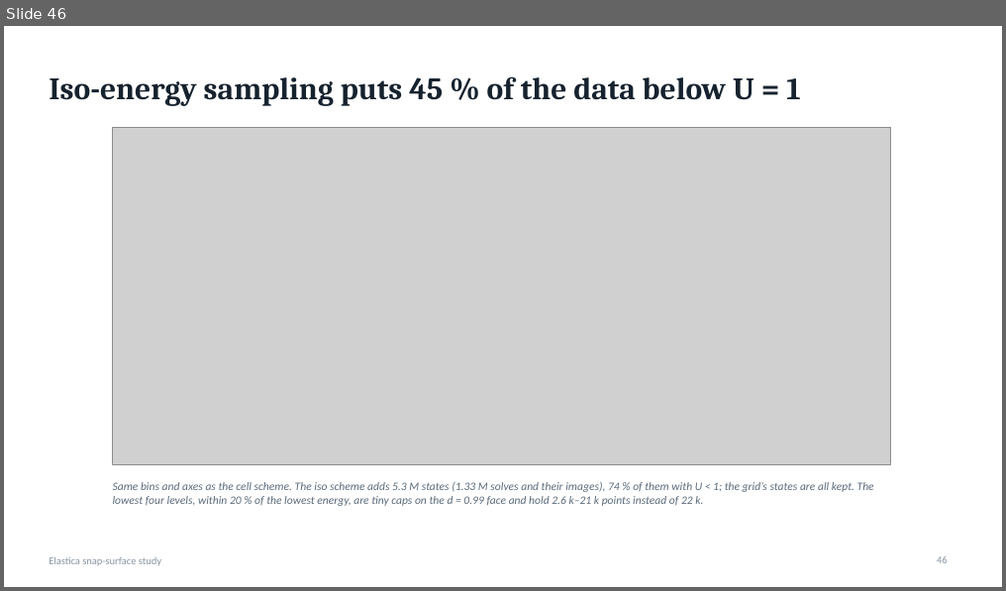
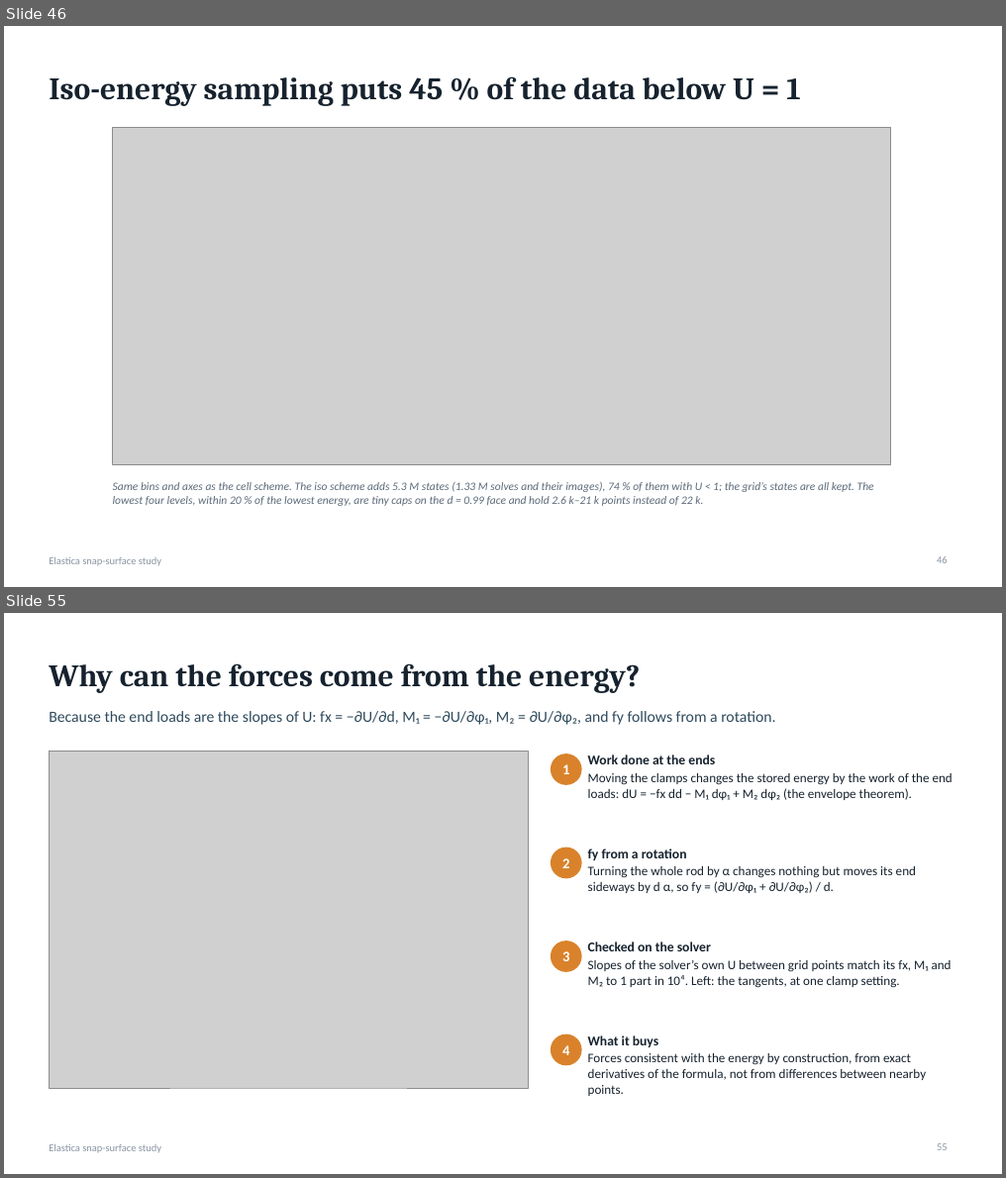
Before and after one commit to grraxx/elastica, a slide deck: presentation/elastica_snap_surface.pptx. Shown one above the other, each under a label of ours: slide 46 before the commit, slides 46 and 55 after it; the slides between them are not shown. The pictures are 1006x591 and 1006x1178 pixels, drawn with LibreOffice and Linux fonts; fonts in the diff are those of the drawing; grey boxes stand for pictures. Boxes give left, top, right and bottom in pixels: in the first picture for what was removed or moved away, otherwise in the second. Text is boxed around its words. In the diff, an @@ line names an element or a change of style, - is before the commit and + after.

```diff
--- a/presentation/elastica_snap_surface.pptx
+++ b/presentation/elastica_snap_surface.pptx
@@ slide 55 added at (x1=4, y1=613, x2=1002, y2=1174), background #FFFFFF; not listed: 1 template element that a slide beside it also shows @@
@@ title added at (x1=49, y1=663, x2=640, y2=693), 30 pt, text #16222E, bold @@
+Why can the forces come from the energy?
@@ text added at (x1=49, y1=711, x2=775, y2=725), 15 pt, text #2E4A5C @@
+Because the end loads are the slopes of U: fx = −∂U/∂d, M₁ = −∂U/∂φ₁, M₂ = ∂U/∂φ₂, and fy follows from a rotation.
@@ picture added at (x1=49, y1=752, x2=528, y2=1088) @@
@@ ellipse added at (x1=550, y1=754, x2=582, y2=785), fill #D9822B, 14 pt, text #FFFFFF, bold @@
+1
@@ text added at (x1=588, y1=755, x2=952, y2=800), 12.5 pt, text #16222E @@
+Work done at the ends
+Moving the clamps changes the stored energy by the work of the end loads: dU = −fx dd − M₁ dφ₁ + M₂ dφ₂ (the envelope theorem).
@@ ellipse added at (x1=550, y1=848, x2=582, y2=878), fill #D9822B, 14 pt, text #FFFFFF, bold @@
+2
@@ text added at (x1=588, y1=849, x2=916, y2=893), 12.5 pt, text #16222E @@
+fy from a rotation
+Turning the whole rod by α changes nothing but moves its end sideways by d α, so fy = (∂U/∂φ₁ + ∂U/∂φ₂) / d.
@@ ellipse added at (x1=550, y1=941, x2=582, y2=972), fill #D9822B, 14 pt, text #FFFFFF, bold @@
+3
@@ text added at (x1=588, y1=942, x2=951, y2=988), 12.5 pt, text #16222E @@
+Checked on the solver
+Slopes of the solver’s own U between grid points match its fx, M₁ and M₂ to 1 part in 10⁴. Left: the tangents, at one clamp setting.
@@ ellipse added at (x1=550, y1=1035, x2=582, y2=1065), fill #D9822B, 14 pt, text #FFFFFF, bold @@
+4
@@ text added at (x1=588, y1=1036, x2=926, y2=1096), 12.5 pt, text #16222E @@
+What it buys
+Forces consistent with the energy by construction, from exact derivatives of the formula, not from differences between nearby points.
@@ page number added at (x1=937, y1=1144, x2=947, y2=1151), 10 pt, text #8A96A3 @@
+55
```
Also in this commit, not shown: 19 other slides added, 48 other files.
